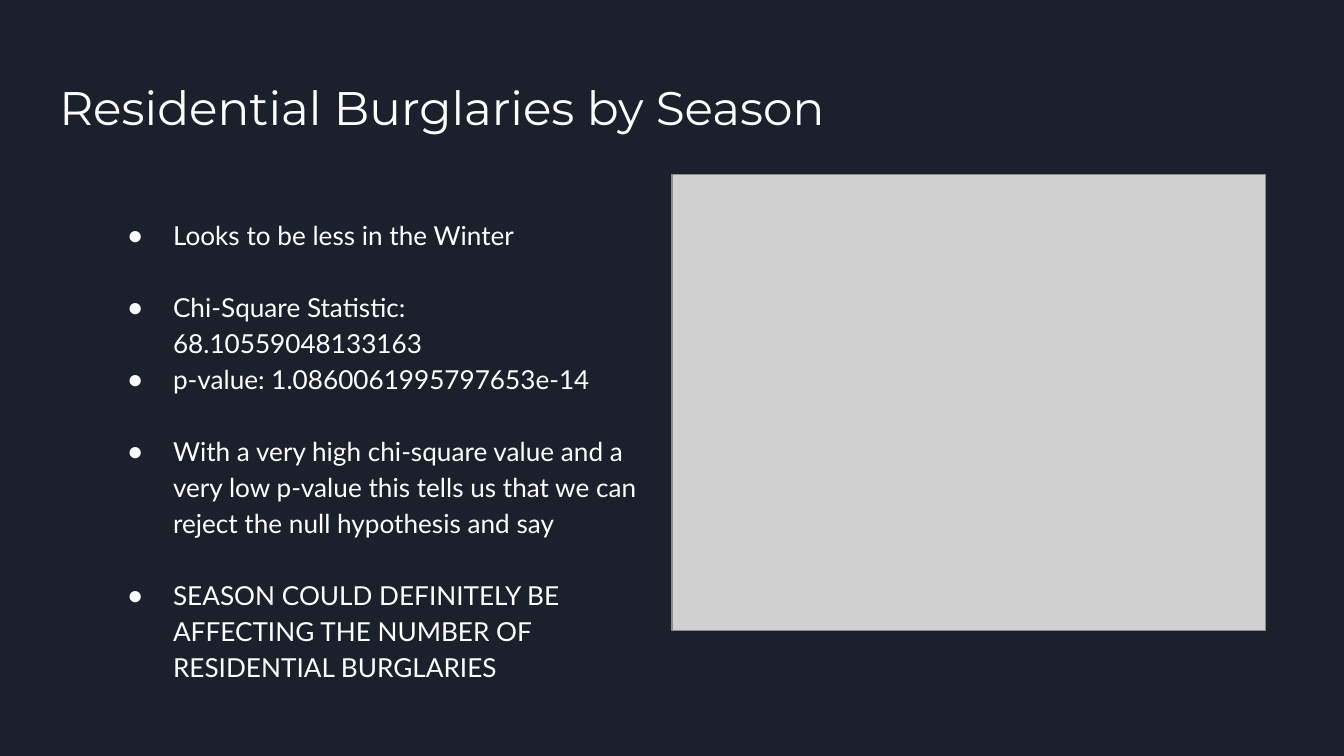
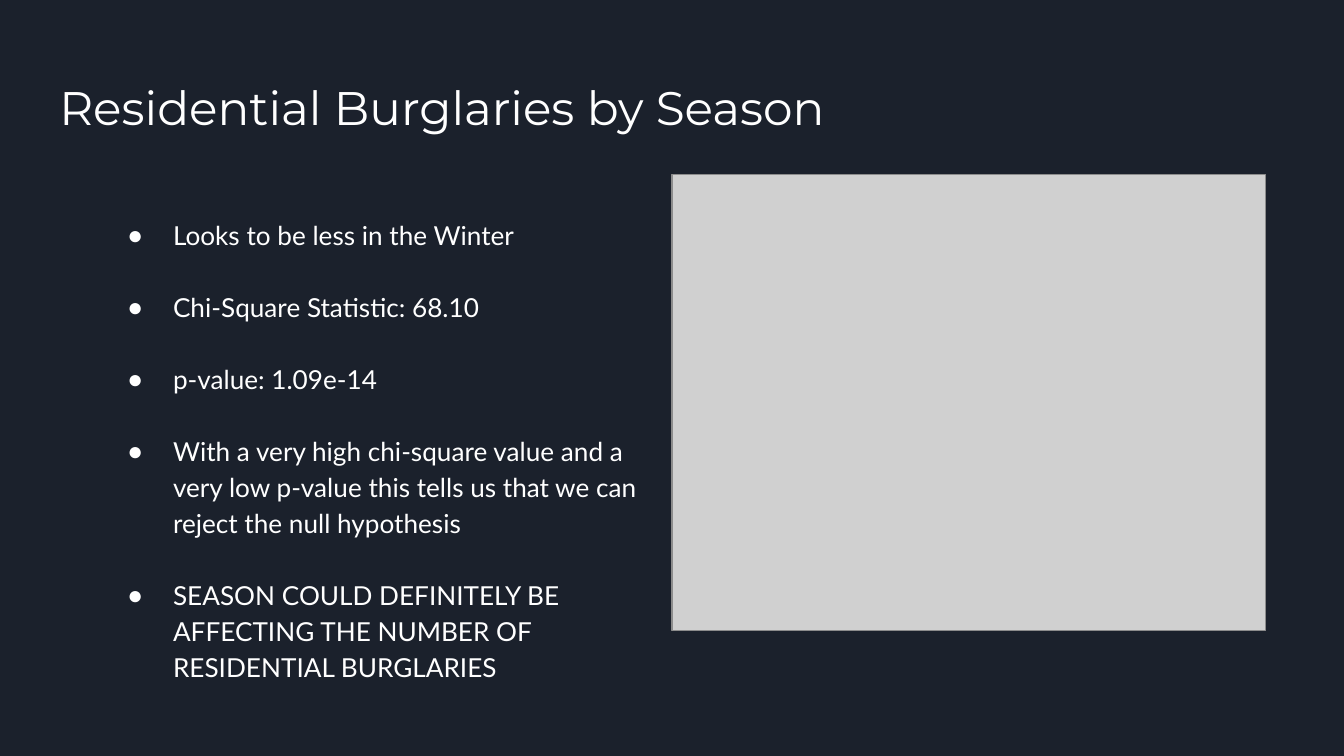
Before and after one commit to oddtexan/Project-1, a slide deck: slide 7 of Project 1 Presentation Final.pptx (slide 5 before the commit). Drawn at 1344x756 pixels with LibreOffice and Linux fonts; fonts in the diff are those of the drawing; grey boxes stand for pictures. Boxes give left, top, right and bottom in pixels: in the first picture for what was removed or moved away, otherwise in the second. Text is boxed around its words. In the diff, an @@ line names an element or a change of style, - is before the commit and + after.

```diff
--- a/Project 1 Presentation Final.pptx
+++ b/Project 1 Presentation Final.pptx
@@ text at (173,297,636,538): text changed @@
-● Chi-Square Statistic: 68.10559048133163
-● p-value: 1.0860061995797653e-14
-● With a very high chi-square value and a very low p-value this tells us that we can reject the null hypothesis and say
+● Chi-Square Statistic: 68.10
+● p-value: 1.09e-14
+● With a very high chi-square value and a very low p-value this tells us that we can reject the null hypothesis
```
Also in this commit, not shown: 10 other slides changed, 2 slides added, 1 slide removed, 3 other files.
